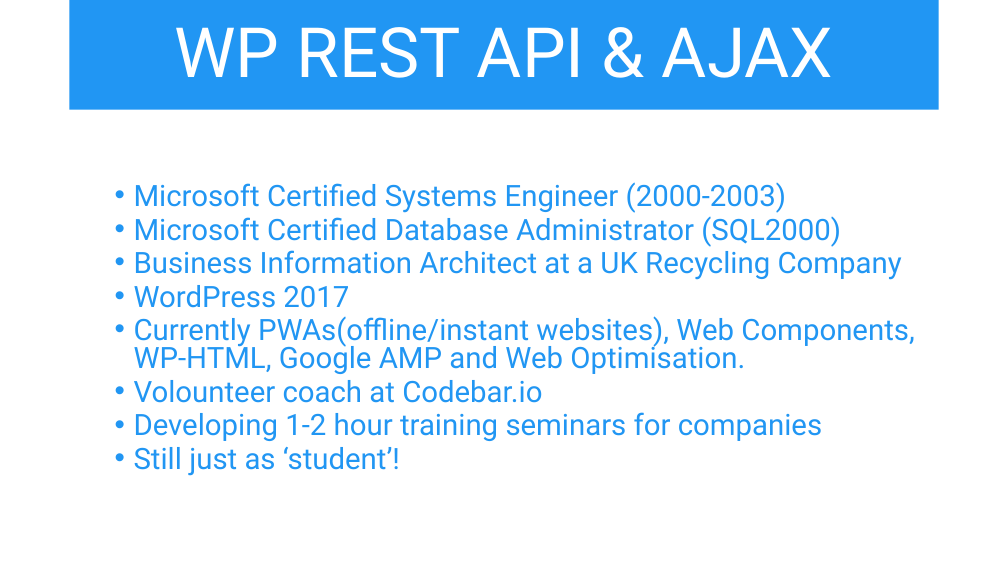
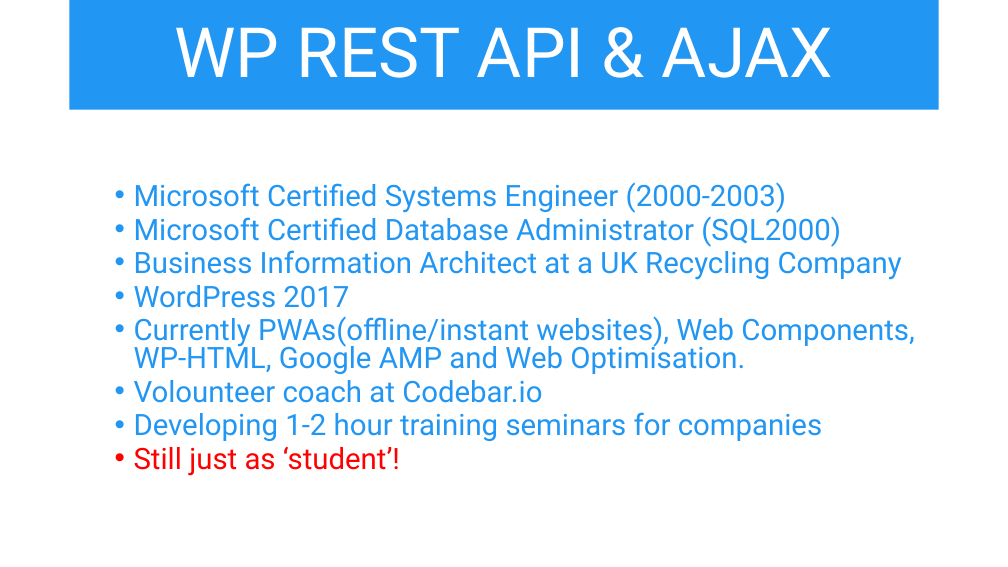
Before and after one commit to iwswordpress/rest, a slide deck: slide 3 of rest-api-workshop.pptx. Drawn at 1008x567 pixels with LibreOffice and Linux fonts; fonts in the diff are those of the drawing. Boxes give left, top, right and bottom in pixels: in the first picture for what was removed or moved away, otherwise in the second. Text is boxed around its words. In the diff, an @@ line names an element or a change of style, - is before the commit and + after.

```diff
--- a/rest-api-workshop.pptx
+++ b/rest-api-workshop.pptx
@@ text at bbox=[134, 447, 400, 476]: text colour #2196F3 to #FF0000 in "Still just as ‘student’!" @@
```
Also in this commit, not shown: 5 other slides changed, 1 slide removed, 8 other files.
